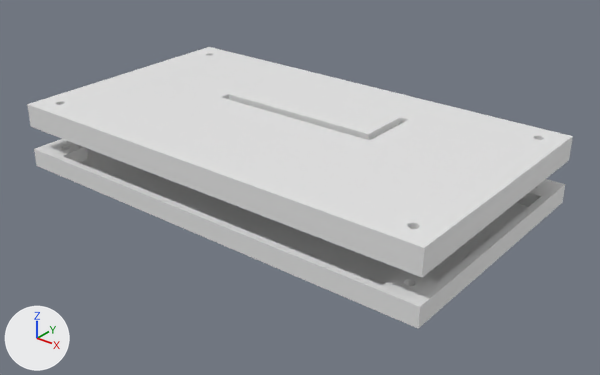
An edit to the Blender file 3D printed parts/enclosure.blend, drawn before and after from the same camera.
Before and after are seen from a 50 mm camera at (243.9, -158.5, 82.5) aimed at (80.4, 45.8, -44.1). The lights are fixed; the arrows at lower left show +X, +Y and +Z. The first picture is the older version.

Objects in the first picture: 'Back', 'Front', 'PCB board'.
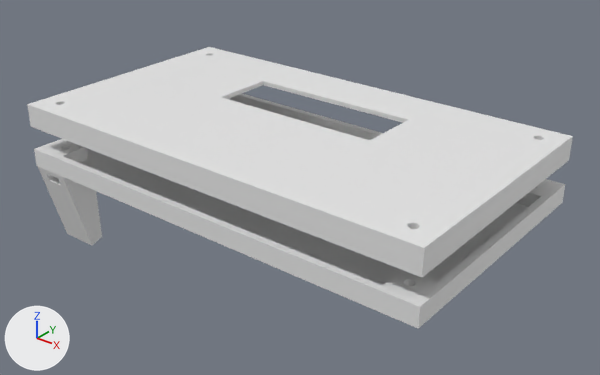
The edits, one by one:
Mesh me_cube is new.
It has 540 vertices, 280 faces and spans x -7.5..7.5, y -7.4..4.7, z -31.3..1.4.
Object 'PCB board' (ob_pcb_board) is now hidden.
Object 'Support foot 10deg' (ob_support_foot_10deg) is new; it shows me_cube.
Its location is (5.0, 5.0, -42.1).
Its rotation in degrees is (10, 0, 0).
Its scale is (1.0, 1.06, 1.0).

Pixel boxes (x1, y1, x2, y2) of what changed, in the pictures (600 x 375 px):
'PCB board', hidden
    before: (229, 81, 402, 140)
'Support foot 10deg', added
    after: (38, 166, 102, 245)
